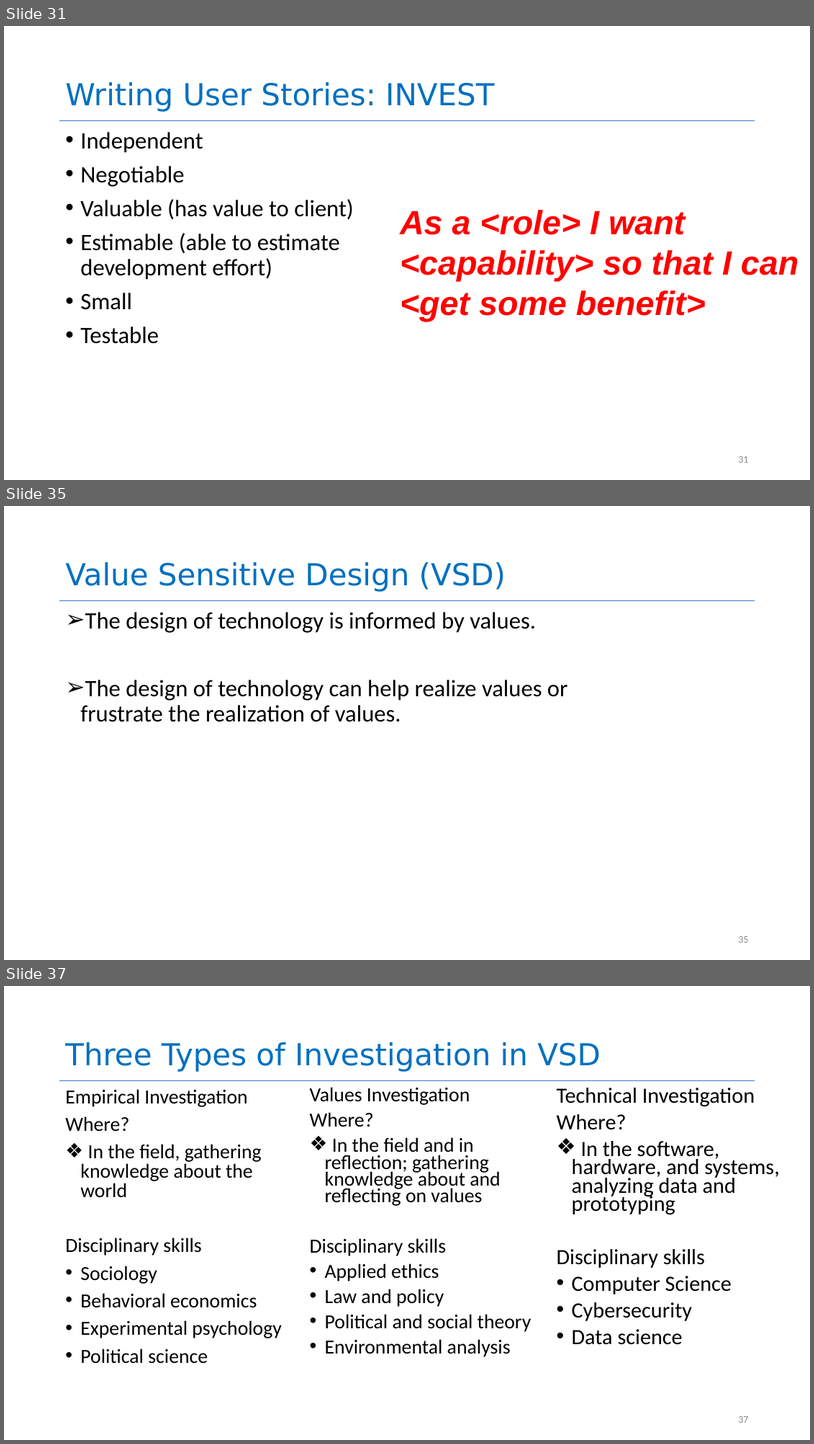
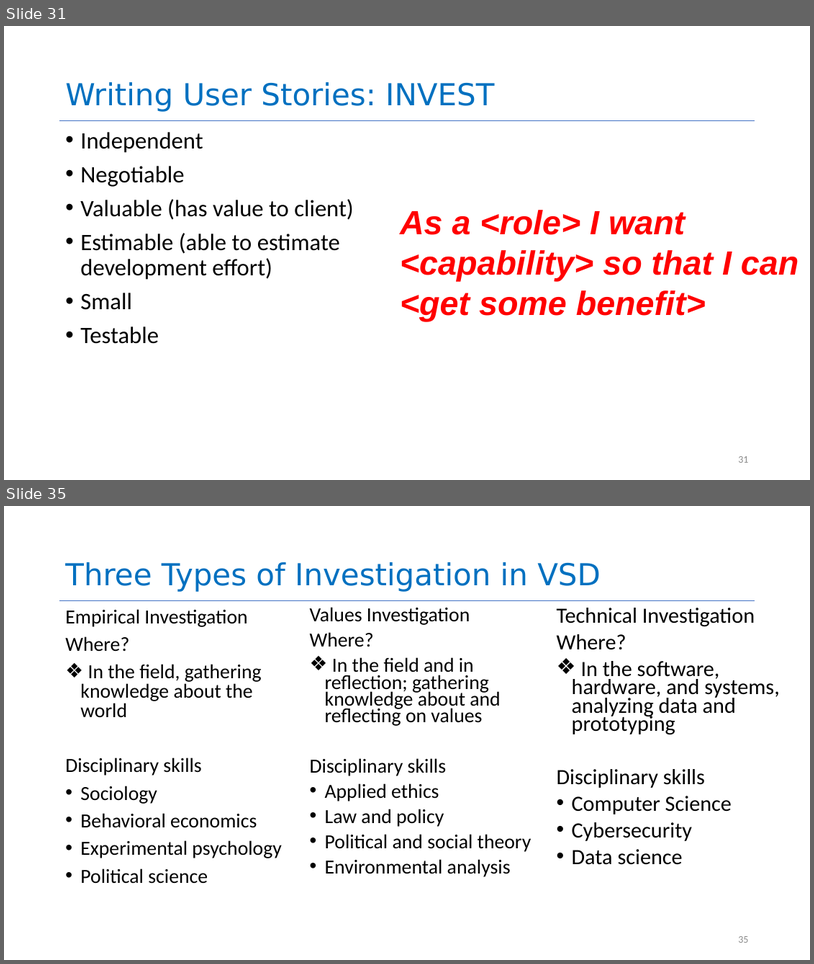
Before and after one commit to yashburshe/CS4530-Fall-2025, a slide deck: Slides/Module 01.2 Requirements Gathering.pptx. Shown one above the other, each under a label of ours: slides 31, 35 and 37 before the commit, slides 31 and 35 after it; the slides between them are not shown. The pictures are 814x1444 and 814x964 pixels, drawn with LibreOffice and Linux fonts; fonts in the diff are those of the drawing. Boxes give left, top, right and bottom in pixels: in the first picture for what was removed or moved away, otherwise in the second. Text is boxed around its words. In the diff, an @@ line names an element or a change of style, - is before the commit and + after.

```diff
--- a/Slides/Module 01.2 Requirements Gathering.pptx
+++ b/Slides/Module 01.2 Requirements Gathering.pptx
@@ slide 35 removed at (4, 506, 810, 960), background #FFFFFF; not listed: 1 template element that a slide beside it also shows @@
@@ title removed at (65, 562, 506, 592) @@
-Value Sensitive Design (VSD)
@@ text removed at (80, 612, 568, 722) @@
-➢ The design of technology is informed by values.
-➢ The design of technology can help realize values or frustrate the realization of values.
@@ page number removed at (738, 936, 748, 942) @@
-35
@@ what was slide 37 is now slide 35 @@
@@ page number at (738, 936, 748, 942): text changed @@
-37
+35
```
Also in this commit, not shown: 5 slides changed, 1 slide added, 1 other slide removed, 1 other file.
